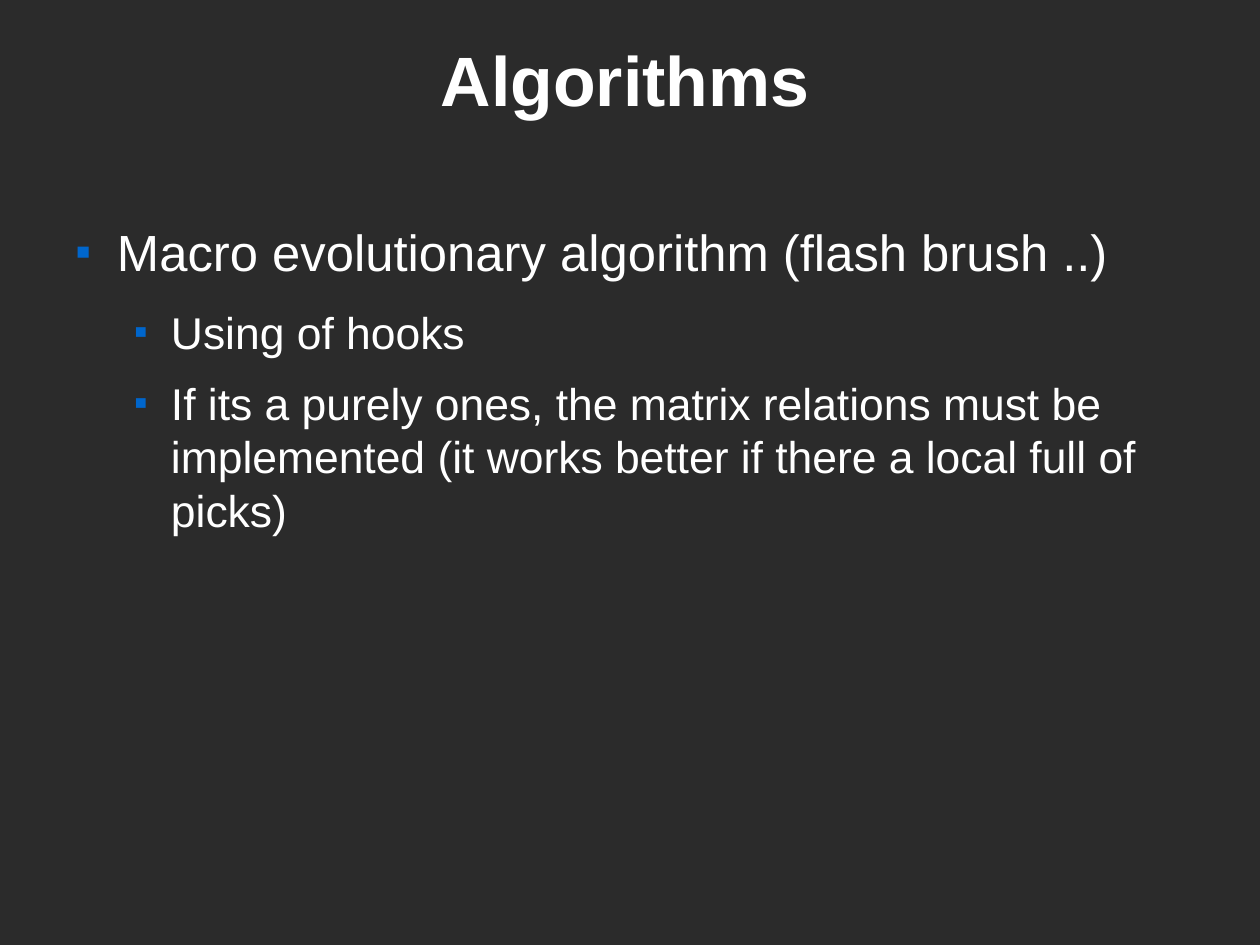
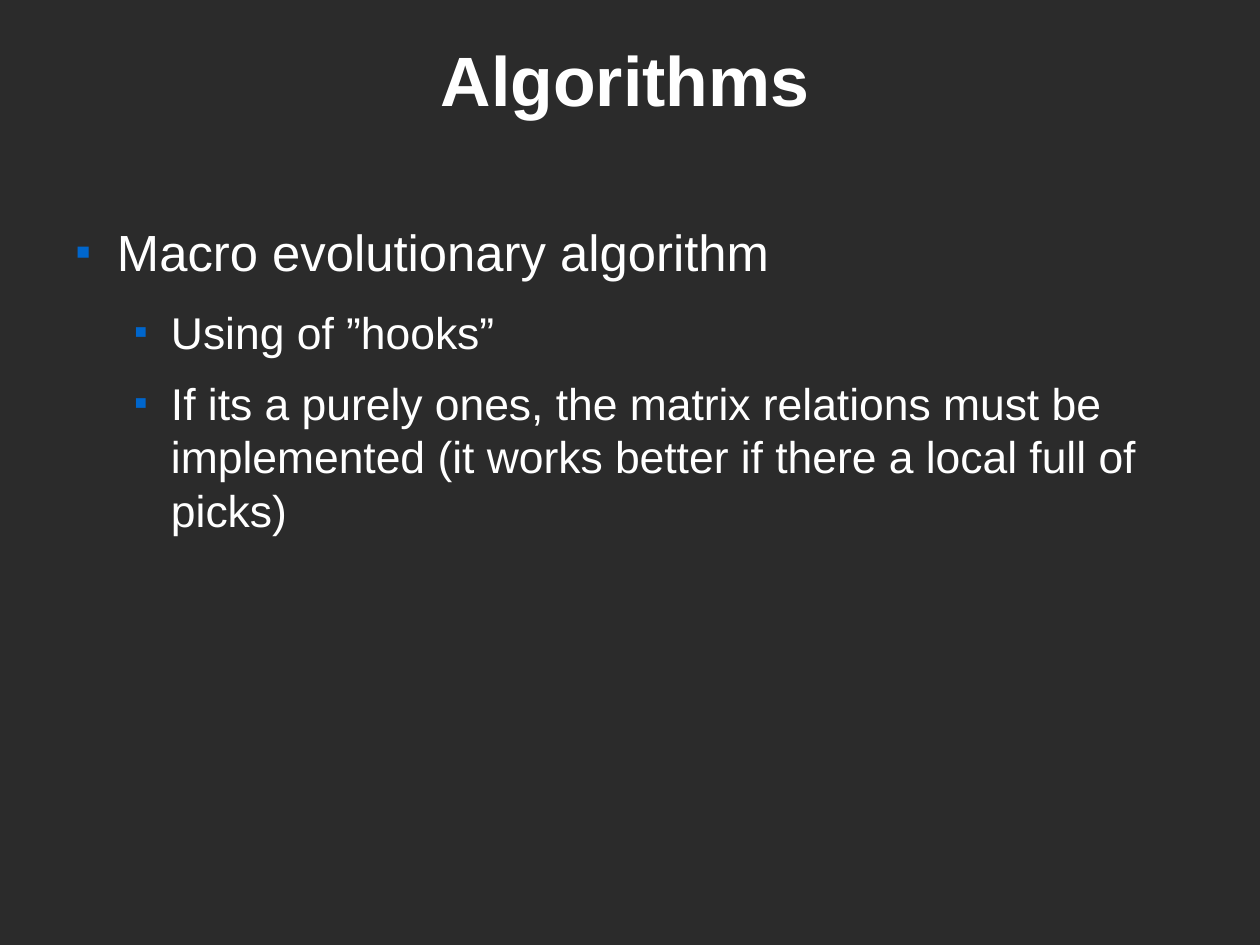
Before and after one commit to mandorman/macroevolve, a slide deck: slide 5 of docs/armand_landscape_minimitzation.odp. Drawn at 1260x945 pixels with LibreOffice and Linux fonts; fonts in the diff are those of the drawing; background and template pictures are left out; a plain dark background stands for a picture behind light text. Boxes give left, top, right and bottom in pixels: in the first picture for what was removed or moved away, otherwise in the second. Text is boxed around its words. In the diff, an @@ line names an element or a change of style, - is before the commit and + after.

Commit message:
Start to implement genetic algorithm (naive ones). Added mixed alg.

```diff
--- a/docs/armand_landscape_minimitzation.odp
+++ b/docs/armand_landscape_minimitzation.odp
@@ text at (117,234,769,358): text changed @@
-■ Macro evolutionary algorithm (flash brush ..)
-  ■ Using of hooks
+■ Macro evolutionary algorithm
+  ■ Using of ”hooks”
```
Also in this commit, not shown: 3 other slides changed, 4 other files.
